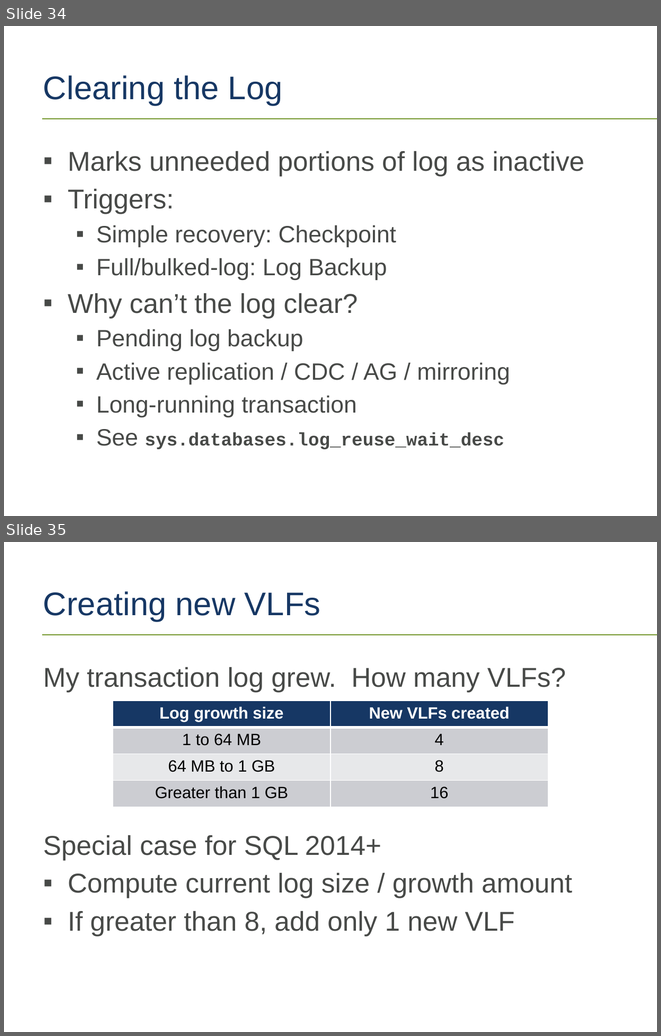
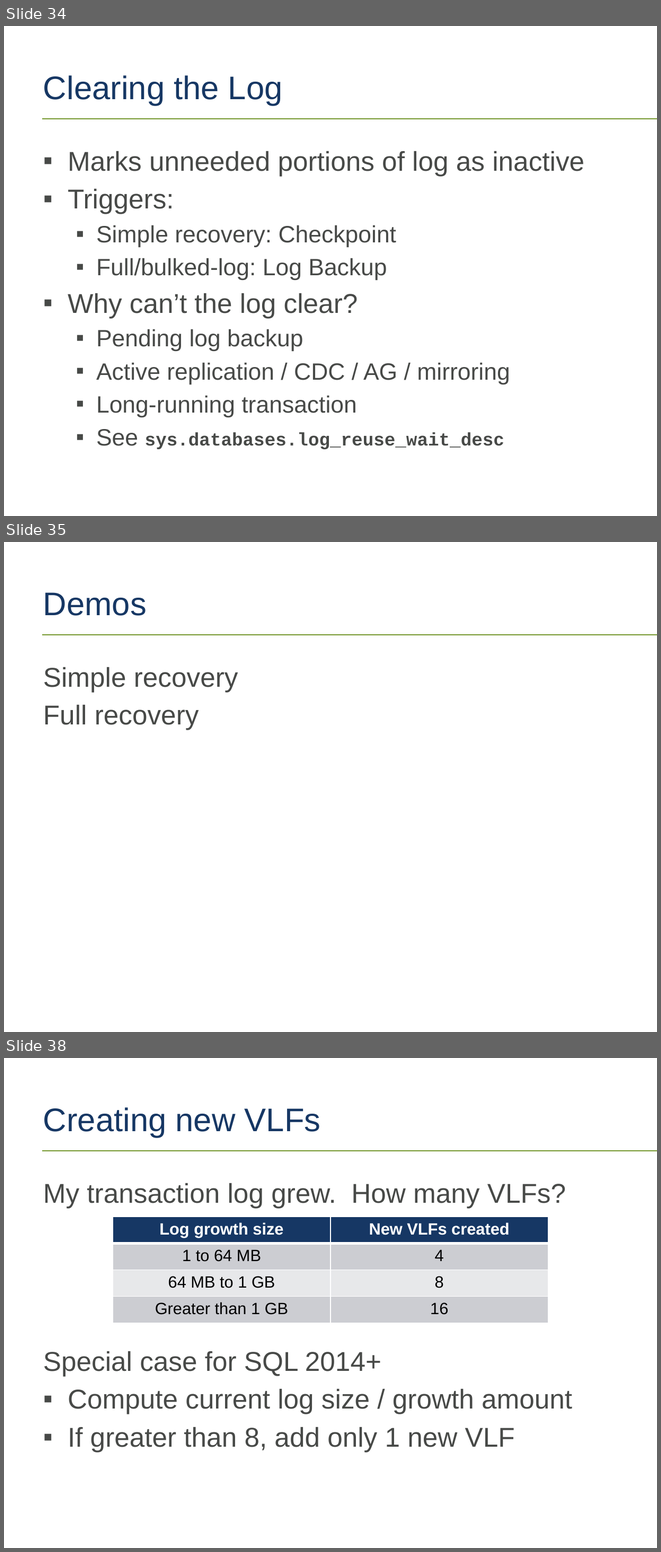
Before and after one commit to tf3604/LogFilePresentation, a slide deck: TransactionLog.pptx. Shown one above the other, each under a label of ours: slides 34 and 35 before the commit, slides 34, 35 and 38 after it; the slides between them are not shown. The pictures are 661x1036 and 661x1552 pixels, drawn with LibreOffice and Linux fonts; fonts in the diff are those of the drawing; background and template pictures are left out. Boxes give left, top, right and bottom in pixels: in the first picture for what was removed or moved away, otherwise in the second. Text is boxed around its words. In the diff, an @@ line names an element or a change of style, - is before the commit and + after.

Commit message:
Add demos.  Minor updates to slide deck.

```diff
--- a/TransactionLog.pptx
+++ b/TransactionLog.pptx
@@ slide 35 added at [4, 542, 657, 1032], background #FFFFFF; not listed: 1 template element that a slide beside it also shows @@
@@ title added at [43, 592, 147, 616], 36 pt, text #163764 @@
+Demos
@@ text added at [43, 667, 238, 730], 30 pt, text #474947 @@
+Simple recovery
+Full recovery
@@ what was slide 35 is now slide 38 @@
```
Also in this commit, not shown: 6 other slides added, 13 other files.
